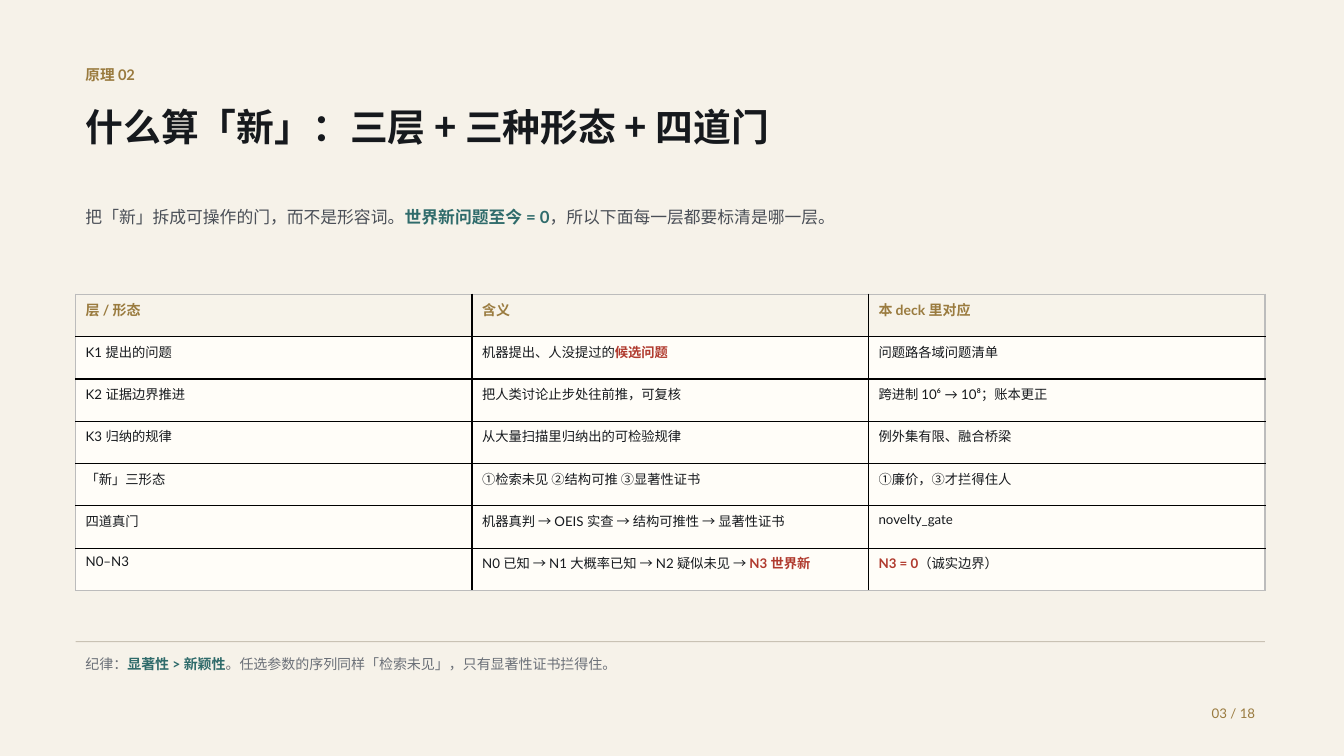
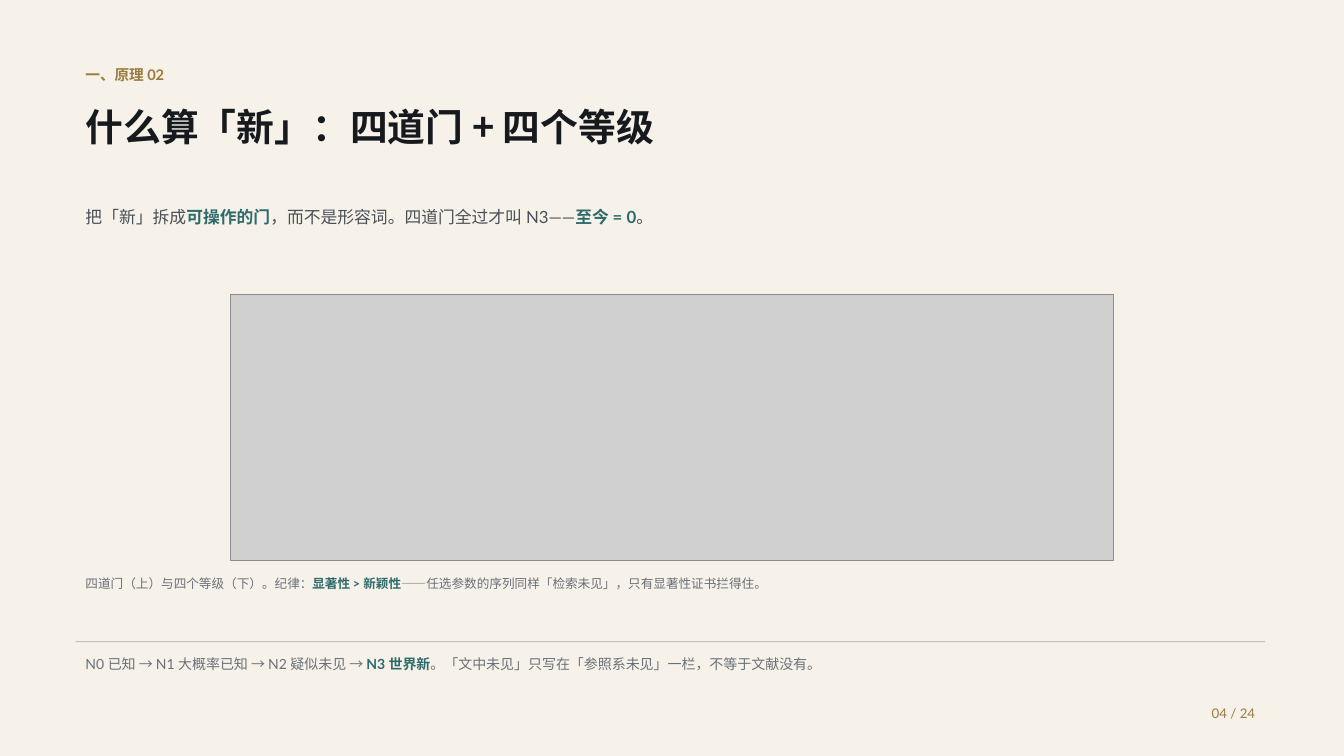
Before and after one commit to shikunpneg/ask-dao, a slide deck: slide 4 of docs/ppt/ask-dao-biomed-deck.pptx (slide 3 before the commit). Drawn at 1344x756 pixels with LibreOffice and Linux fonts; fonts in the diff are those of the drawing; grey boxes stand for pictures. Boxes give left, top, right and bottom in pixels: in the first picture for what was removed or moved away, otherwise in the second. Text is boxed around its words. In the diff, an @@ line names an element or a change of style, - is before the commit and + after.

Commit message:
PPT 按真实口径重做：真问句 + 新知识 + dao-v0.3 是提问微调模型（24 页）
用户指出三处我理解错了，已全部改到页面上：
1. 「真实的问题」要问句原文 —— 新增一页「机器提出的问题，长什么样」，
   三条方法学追问的 statement 直接从 out/biomed_demo/problems_paper.json 读，
   一字不改（spec 里不手写问句，防止复述走样）。
2. 「dao 模型在生物医学的实践」= dao-v 0.3 这个专门用来提问的微调模型，
   不是系统那一代。§3 重写为：RFT 后训练模型 + ModelScope studio 真实界面
   + 它现场生成的三个问句（原句）+ Holdout 0.7113 vs 0.6888（头对 3:2:7）
   + 两条能力边界（只做生物医学 / 只提问不判定）。
   原先「系统那一代」的内容（544 条 / 23 领域、15 进制裁决、想象路五步）
   移入 §4 扩展的实践。
3. 用用户给的三张真实图：studio 界面（§3）、系统架构图（§1）、道 logo（封面）。

封面按用户改写的文案重写（并修正「两种种」→「两种」）：
已有的 AI4S 生态擅长解决问题，但「问题从哪来」长期空缺。

新增 tools/deck_figs.py 里的白话版 E-value 图：不再画「HR vs E-value」两组条
让人自己对照，而是直接回答「要推翻这条结论，隐藏因素得多强」，
并把三条结论的强弱差别画出来（1.67 站得住 / 2.34 最稳 / 1.16 几乎站不住）。

正式交付文件改回规范名 docs/ppt/ask-dao-biomed-deck.{pptx,pdf}
（之前的 ask-dao-report.* 是 PowerPoint 占用时的临时名，已停止跟踪）。

```diff
--- a/docs/ppt/ask-dao-biomed-deck.pptx
+++ b/docs/ppt/ask-dao-biomed-deck.pptx
@@ text at <box>85,68,164,82</box>: text changed @@
-原理 02
+一、原理 02
@@ text at <box>85,108,654,145</box>: text changed @@
-什么算「新」：三层 + 三种形态 + 四道门
+什么算「新」：四道门 + 四个等级
@@ text at <box>85,208,654,225</box>: text changed @@
-把「新」拆成可操作的门，而不是形容词。世界新问题至今 = 0，所以下面每一层都要标清是哪一层。
+把「新」拆成可操作的门，而不是形容词。四道门全过才叫 N3——至今 = 0。
@@ table removed at <box>76,294,1264,591</box>, 7 rows, 3 columns @@
-层 / 形态 | 含义 | 本 deck 里对应
-K1 提出的问题 | 机器提出、人没提过的候选问题 | 问题路各域问题清单
-K2 证据边界推进 | 把人类讨论止步处往前推，可复核 | 跨进制 10⁶ → 10⁸；账本更正
-K3 归纳的规律 | 从大量扫描里归纳出的可检验规律 | 例外集有限、融合桥梁
-「新」三形态 | ①检索未见 ②结构可推 ③显著性证书 | ①廉价，③才拦得住人
-四道真门 | 机器真判 → OEIS 实查 → 结构可推性 → 显著性证书 | novelty_gate
-N0–N3 | N0 已知 → N1 大概率已知 → N2 疑似未见 → N3 世界新 | N3 = 0（诚实边界）
@@ picture added at <box>231,294,1114,561</box> @@
@@ text at <box>85,577,767,589</box>: text changed; size 10 to 9 pt @@
-纪律：显著性 > 新颖性。任选参数的序列同样「检索未见」，只有显著性证书拦得住。
+四道门（上）与四个等级（下）。纪律：显著性 > 新颖性——任选参数的序列同样「检索未见」，只有显著性证书拦得住。
@@ text added at <box>85,657,822,670</box>, 10 pt, text #6B7078 @@
+N0 已知 → N1 大概率已知 → N2 疑似未见 → N3 世界新。「文中未见」只写在「参照系未见」一栏，不等于文献没有。
@@ text at <box>1212,708,1255,718</box>: text changed @@
-03 / 18
+04 / 24
```
Also in this commit, not shown: 13 other slides changed, 10 slides added, 4 slides removed, 37 other files.
